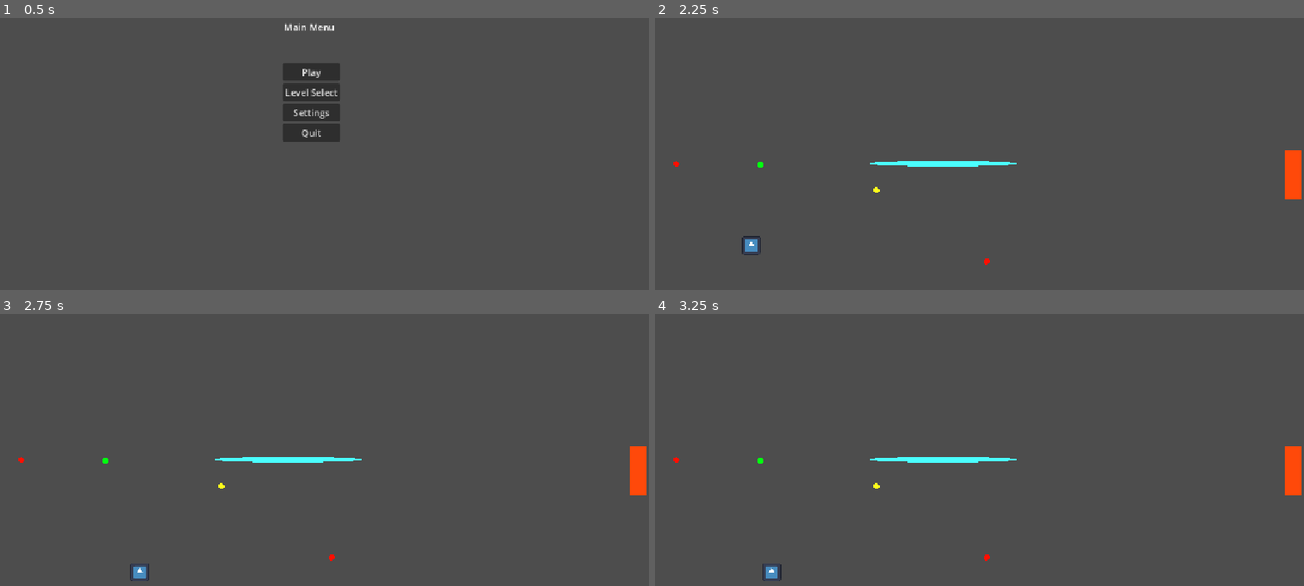
Above: before the commit, frames 1-4 (two rows, left to right).
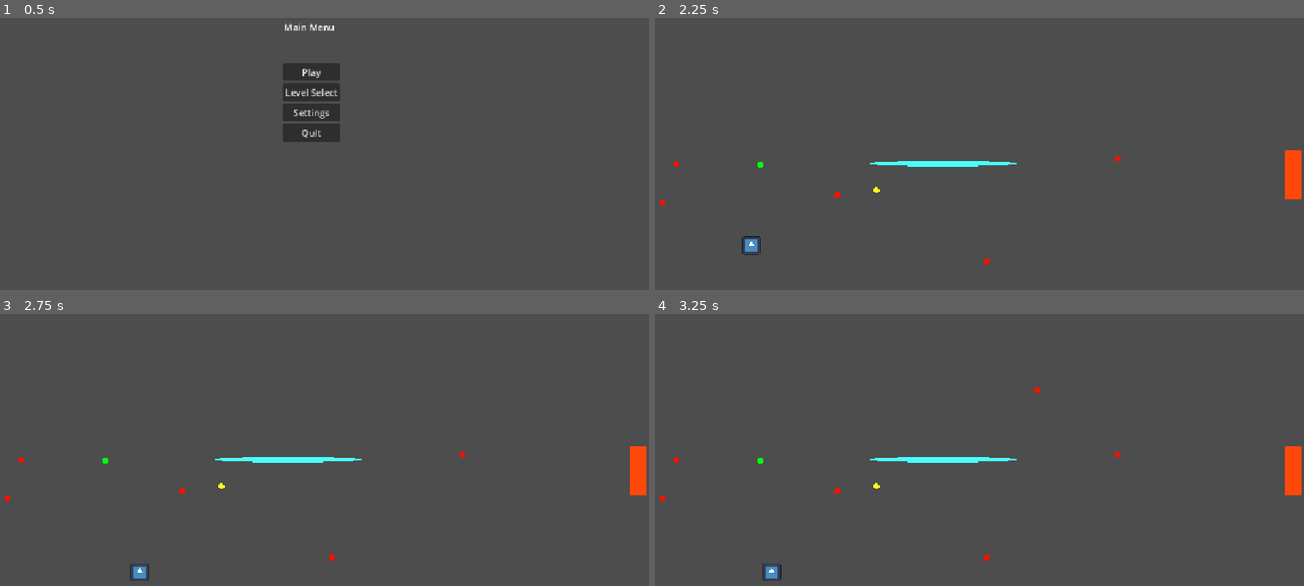
Above: after the commit, the same moments.

Repository: Cayuga007/summer-summit-2026
Game: Godot game, scene res://UI/Main_menu.tscn
Same seed, same stepped clock (60 frames per second), same inputs: the game is played once before the commit and once after it. The engine's default icon, where the game draws it, is replaced by a stand-in: a white triangle on a blue panel in a dark square.
Inputs (mouse positions are in pixels of both pictures, inside the frame that each line leads up to):
- Up to frame 1 (0.5 s): no input
- Up to frame 2 (2.25 s): click "Play" at 0.5 s; tap Enter at 1.25 s; move the mouse to (1115, 159) at 1.27 s; hold D (right) from 1.28 s (still down); click (1115, 159) at 1.42 s; tap Space (jump) at 1.52 s; move the mouse to (836, 194) at 2.02 s; click (836, 194) at 2.17 s
- Up to frame 3 (2.75 s): keep holding D (right); tap Space (jump) at 2.27 s
- Up to frame 4 (3.25 s): move the mouse to (1037, 390) at 2.77 s; release D (right) at 2.78 s; hold A (left) from 2.78 s (still down); click (1037, 390) at 2.92 s

Frame 1 is identical in both runs. In frame 2, less than 0.1% of the frame differs, in the area x 0-72%, y 50-69%; in frame 3, less than 0.1%; in frame 4, less than 0.1%, in the area x 0-72%, y 26-69%.

Commit message:
smooth painting

Diff:
--- a/Levels/Level_1.tscn
+++ b/Levels/Level_1.tscn
@@ -9,6 +9,7 @@
 [ext_resource type="PackedScene" uid="uid://cf5u6dpgh3adc" path="res://platforms/JumpPlatform.tscn" id="7_43ny2"]
 [ext_resource type="PackedScene" uid="uid://3x3t13qaswo7" path="res://platforms/GravityPlatform.tscn" id="8_uq0sc"]
 [ext_resource type="PackedScene" uid="uid://c1l05i3hik58a" path="res://paintbrush.tscn" id="9_x75k1"]
+[ext_resource type="PackedScene" uid="uid://d2e07fxjnm3cq" path="res://platforms/level_platform.tscn" id="10_wpk6a"]
 
 [sub_resource type="WorldBoundaryShape2D" id="WorldBoundaryShape2D_8a5oj"]
 
@@ -57,4 +58,6 @@
 position = Vector2(424, 216)
 
 [node name="Paintbrush" parent="." unique_id=1638959940 instance=ExtResource("9_x75k1")]
-paint_prefab = ExtResource("2_8a5oj")
+
+[node name="Platform4" parent="." unique_id=307582361 instance=ExtResource("10_wpk6a")]
+position = Vector2(86, 347)
--- a/Scripts/paintbrush.gd
+++ b/Scripts/paintbrush.gd
@@ -2,8 +2,10 @@
 
 
 @export var paint_prefab: PackedScene
+@export var paint_spacing := 5.0
 
 var _is_holding := false
+var _previous_paint_position := Vector2.ZERO
 
 
 # Called when the node enters the scene tree for the first time.
@@ -14,13 +16,27 @@
 	if event is InputEventMouseButton and event.button_index == MOUSE_BUTTON_LEFT:
 		if event.is_pressed():
 			_is_holding = true
-		elif event.is_released():
+			_previous_paint_position = get_global_mouse_position()
+			spawn_paint(_previous_paint_position)
+		else:
 			_is_holding = false
-	if event is InputEventMouseMotion and _is_holding:
-		spawn_paint()
+	elif event is InputEventMouseMotion and _is_holding:
+		var current_position := get_global_mouse_position()
+		paint_between(_previous_paint_position, current_position)
+		_previous_paint_position = current_position
 
 
-func spawn_paint() -> void:
+func paint_between(previous: Vector2, current: Vector2) -> void:
+	var distance := previous.distance_to(current)
+	var steps: int = max(1, int(ceil(distance / paint_spacing)))
+
+	for i in range(1, steps + 1):
+		var t := float(i) / steps
+		var position := previous.lerp(current, t)
+		spawn_paint(position)
+
+
+func spawn_paint(spawn_position: Vector2) -> void:
 	var new_paint: StaticBody2D = paint_prefab.instantiate()
 	add_child(new_paint)
-	new_paint.global_position = get_global_mouse_position()
+	new_paint.global_position = spawn_position
--- /dev/null
+++ b/platforms/level_platform.tscn
@@ -0,0 +1,15 @@
+[gd_scene format=3 uid="uid://d2e07fxjnm3cq"]
+
+[sub_resource type="CircleShape2D" id="CircleShape2D_7stys"]
+
+[sub_resource type="SphereMesh" id="SphereMesh_slo63"]
+
+[node name="Platform" type="StaticBody2D" unique_id=1487216132]
+
+[node name="CollisionShape2D" type="CollisionShape2D" parent="." unique_id=282006335]
+shape = SubResource("CircleShape2D_7stys")
+
+[node name="MeshInstance2D" type="MeshInstance2D" parent="." unique_id=2135289451]
+modulate = Color(1, 0.05882353, 0, 1)
+scale = Vector2(20, 20)
+mesh = SubResource("SphereMesh_slo63")
